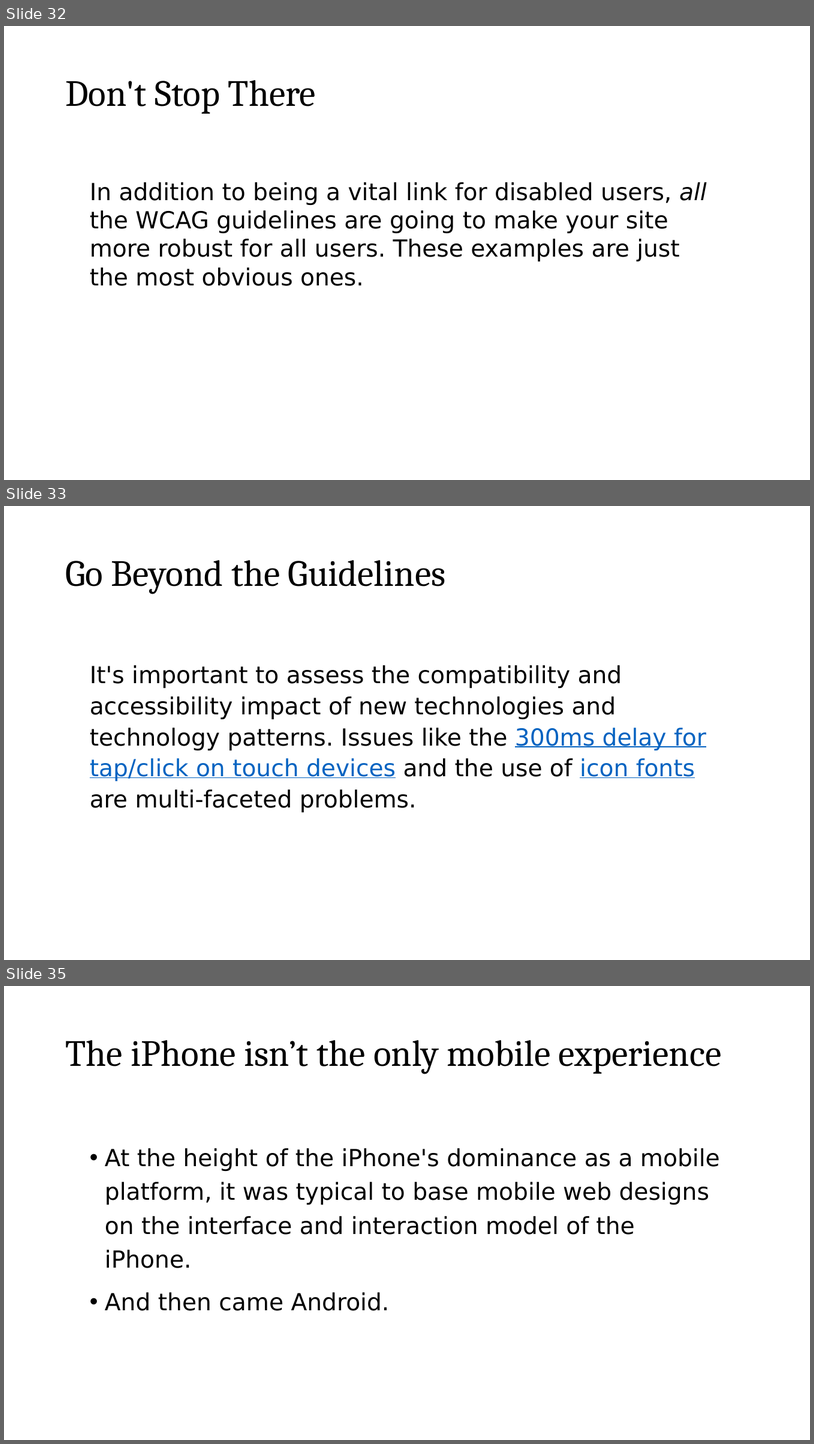
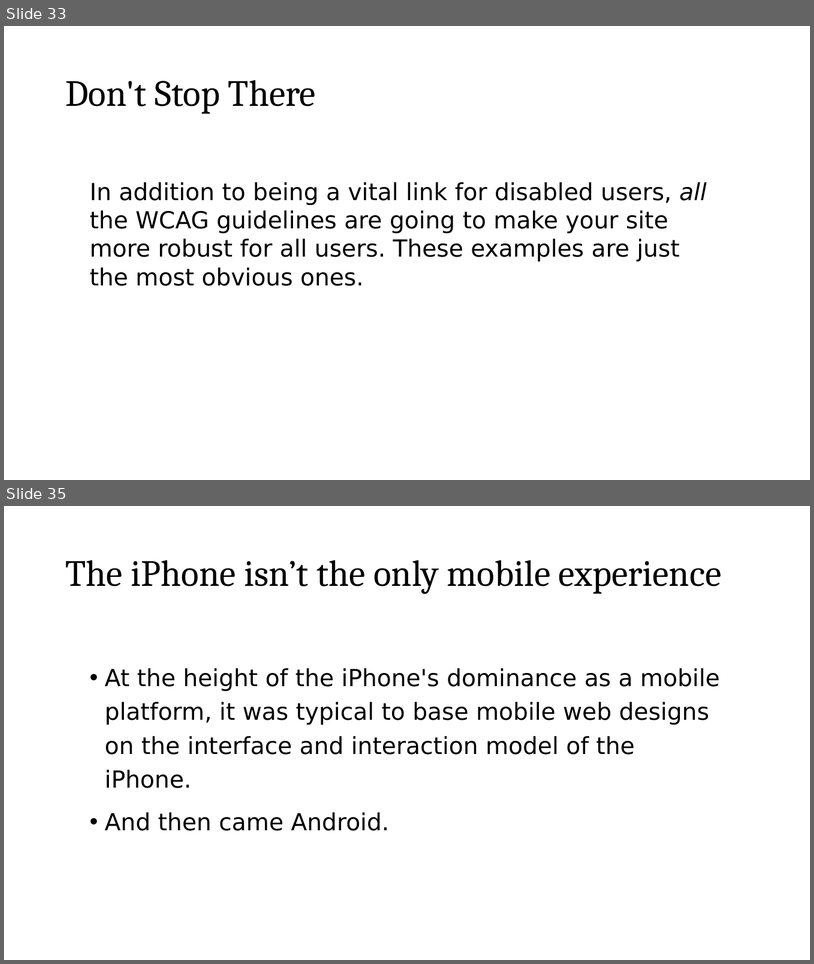
Before and after one commit to roblarsen/rob-larsen-presentations, a slide deck: wild-world-web.pptx. Shown one above the other, each under a label of ours: slides 32, 33 and 35 before the commit, slides 33 and 35 after it; the slides between them are not shown. The pictures are 814x1444 and 814x964 pixels, drawn with LibreOffice and Linux fonts; fonts in the diff are those of the drawing; background and template pictures are left out. Boxes give left, top, right and bottom in pixels: in the first picture for what was removed or moved away, otherwise in the second. Text is boxed around its words. In the diff, an @@ line names an element or a change of style, - is before the commit and + after.

```diff
--- a/wild-world-web.pptx
+++ b/wild-world-web.pptx
@@ slide 33 removed at box(4, 506, 810, 960), background picture (left out) @@
@@ title removed at box(65, 560, 446, 594) @@
-Go Beyond the Guidelines
@@ text removed at box(90, 665, 707, 812) @@
-It's important to assess the compatibility and accessibility impact of new technologies and technology patterns. Issues like the 300ms delay for tap/click on touch devices and the use of icon fonts are multi-faceted problems.
@@ what was slide 32 is now slide 33 @@
```
Also in this commit, not shown: 8 slides changed, 6 slides added, 1 other slide removed.
